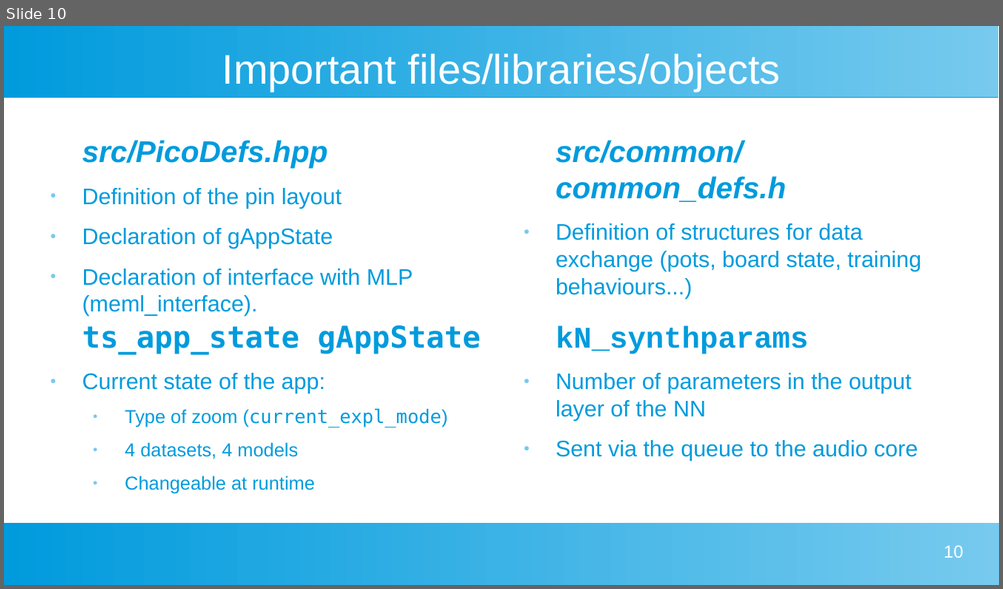
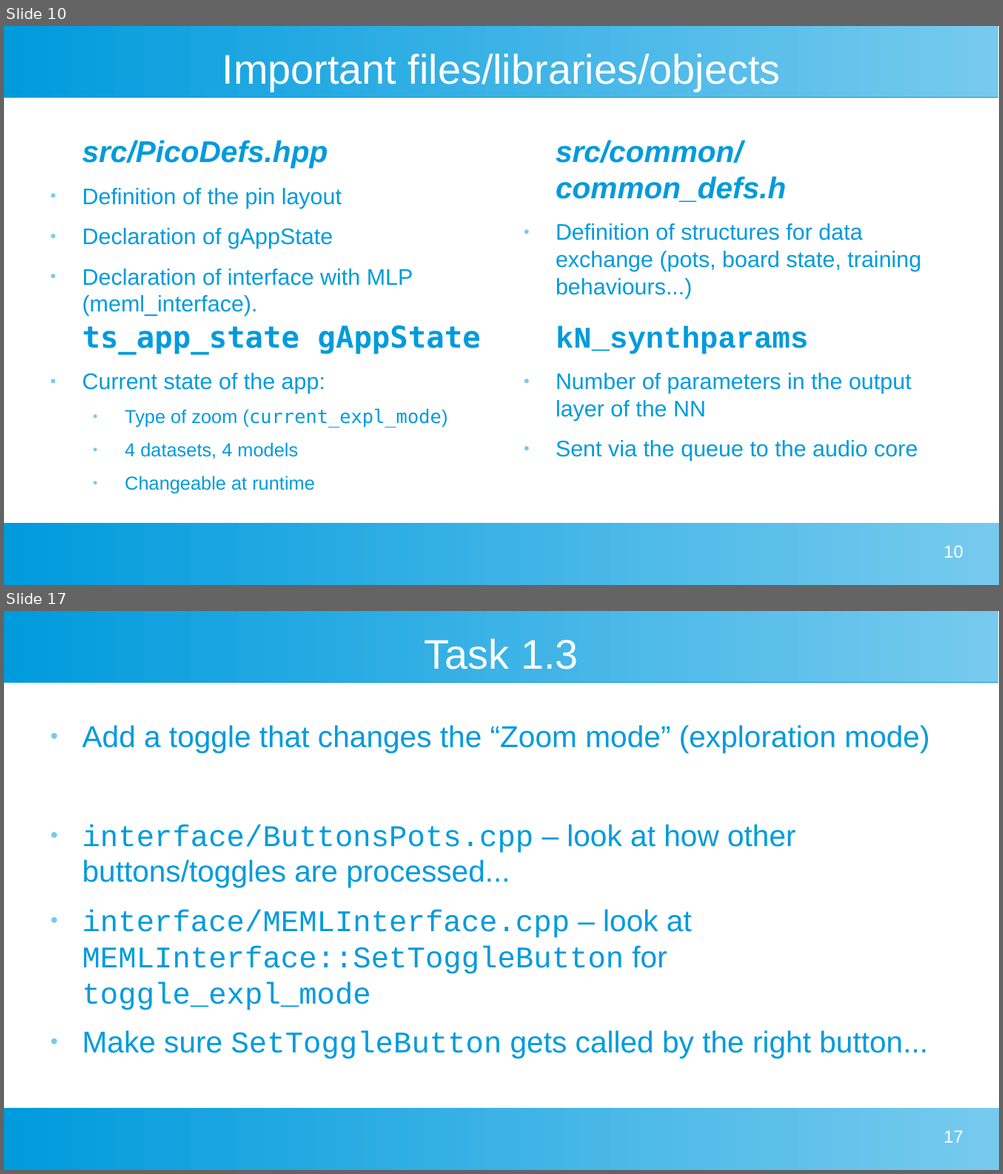
Before and after one commit to cristianpandele/MEML, a slide deck: doc/lecturenotes.odp. Shown one above the other, each under a label of ours: slide 10 before the commit, slides 10 and 17 after it; the slides between them are not shown. The pictures are 1003x589 and 1003x1174 pixels, drawn with LibreOffice and Linux fonts; fonts in the diff are those of the drawing. Boxes give left, top, right and bottom in pixels: in the first picture for what was removed or moved away, otherwise in the second. Text is boxed around its words. In the diff, an @@ line names an element or a change of style, - is before the commit and + after.

```diff
--- a/doc/lecturenotes.odp
+++ b/doc/lecturenotes.odp
@@ slide 17 added at bbox=[4, 611, 999, 1170], background #FFFFFF; not listed: 2 template elements that a slide beside it also shows @@
@@ title added at bbox=[424, 638, 578, 669], 33 pt, text #FFFFFF @@
+Task 1.3
@@ text added at bbox=[82, 725, 929, 1059], 24 pt, text #009BDD @@
+● Add a toggle that changes the “Zoom mode” (exploration mode)
+● interface/ButtonsPots.cpp – look at how other buttons/toggles are processed...
+● interface/MEMLInterface.cpp – look at MEMLInterface::SetToggleButton for toggle_expl_mode
+● Make sure SetToggleButton gets called by the right button...
@@ page number added at bbox=[943, 1130, 962, 1143], 14 pt, text #FFFFFF @@
+17
```
Also in this commit, not shown: 1 slide changed, 8 other slides added, 1 slide removed, 1 other file.
